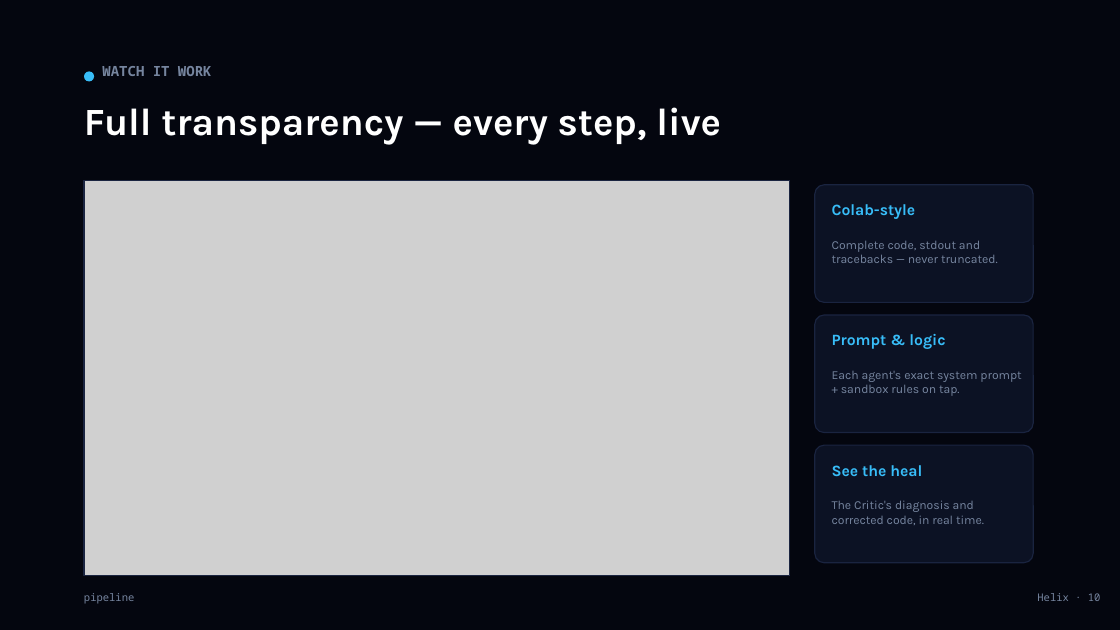
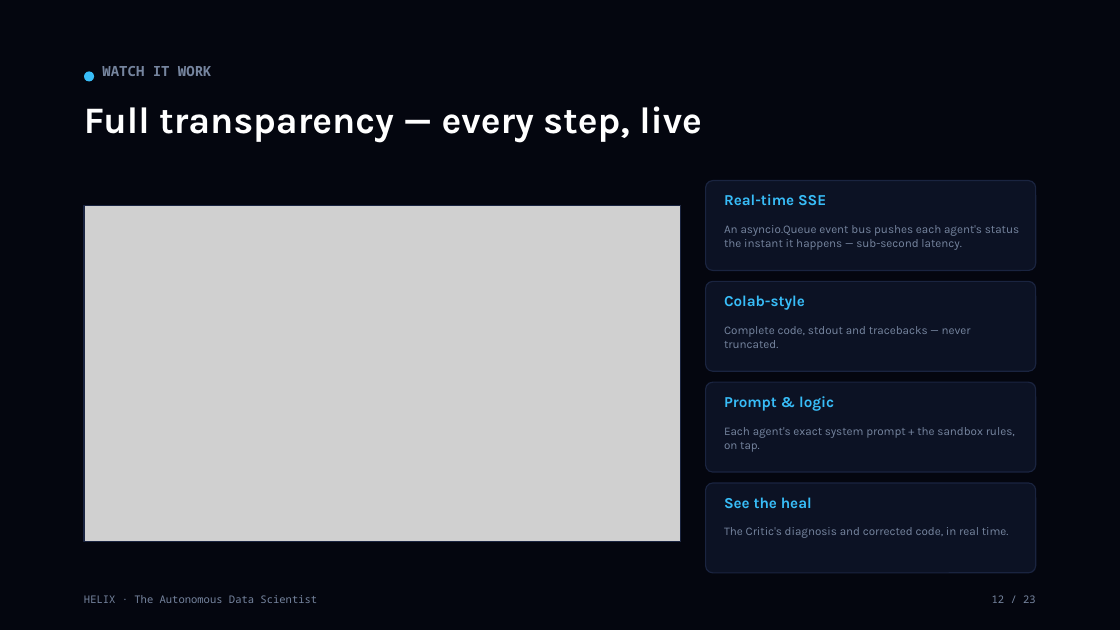
Before and after one commit to Srujan29112001/helix, a slide deck: slide 12 of presentation/Helix_Project_Deck.pptx (slide 10 before the commit). Drawn at 1120x630 pixels with LibreOffice and Linux fonts; fonts in the diff are those of the drawing; grey boxes stand for pictures. Boxes give left, top, right and bottom in pixels: in the first picture for what was removed or moved away, otherwise in the second. Text is boxed around its words. In the diff, an @@ line names an element or a change of style, - is before the commit and + after.

```diff
--- a/presentation/Helix_Project_Deck.pptx
+++ b/presentation/Helix_Project_Deck.pptx
@@ text "Full transparency — every step, ..." at (x1=84, y1=106, x2=702, y2=143): size 33 to 32 pt @@
@@ picture resized from (x1=84, y1=181, x2=790, y2=576) to (x1=84, y1=206, x2=681, y2=541) @@
@@ rectangle resized from (x1=84, y1=181, x2=790, y2=576) to (x1=84, y1=206, x2=681, y2=541) @@
@@ rounded rectangle resized from (x1=815, y1=185, x2=1033, y2=302) to (x1=706, y1=181, x2=1036, y2=271) @@
@@ text added at (x1=724, y1=194, x2=826, y2=205), 13 pt, text #38BDF8, bold @@
+Real-time SSE
@@ text added at (x1=724, y1=225, x2=1019, y2=250), 10 pt, text #76859F @@
+An asyncio.Queue event bus pushes each agent's status the instant it happens — sub-second latency.
@@ rounded rectangle resized from (x1=815, y1=315, x2=1033, y2=433) to (x1=706, y1=281, x2=1036, y2=371) @@
@@ size 13.5 to 13 pt in 3 elements at (x1=724, y1=497, x2=812, y2=508), (x1=724, y1=396, x2=834, y2=411), (x1=724, y1=295, x2=805, y2=310) @@
@@ text "Colab-style" moved from (x1=832, y1=204, x2=916, y2=219) to (x1=724, y1=295, x2=805, y2=310) @@
@@ text "Complete code, stdout and tracebacks ..." at (x1=724, y1=326, x2=971, y2=348): size 10.5 to 10 pt @@
@@ text "Complete code, stdout and tracebacks ..." moved from (x1=832, y1=241, x2=998, y2=263) to (x1=724, y1=326, x2=971, y2=348) @@
@@ rounded rectangle resized from (x1=815, y1=445, x2=1033, y2=563) to (x1=706, y1=382, x2=1036, y2=472) @@
@@ text "Prompt & logic" moved from (x1=832, y1=334, x2=945, y2=349) to (x1=724, y1=396, x2=834, y2=411) @@
@@ text at (x1=724, y1=427, x2=1015, y2=452): text changed; size 10.5 to 10 pt @@
-Each agent's exact system prompt + sandbox rules on tap.
+Each agent's exact system prompt + the sandbox rules, on tap.
@@ rounded rectangle added at (x1=706, y1=483, x2=1036, y2=573), fill #0C1224, outline #1A2440 1 pt @@
@@ text "See the heal" moved from (x1=832, y1=465, x2=922, y2=476) to (x1=724, y1=497, x2=812, y2=508) @@
@@ text "The Critic's diagnosis and corrected ..." moved from (x1=832, y1=500, x2=984, y2=525) to (x1=724, y1=527, x2=1009, y2=538) @@
@@ text "The Critic's diagnosis and corrected ..." at (x1=724, y1=527, x2=1009, y2=538): size 10.5 to 10 pt @@
@@ text removed at (x1=84, y1=593, x2=134, y2=604) @@
-pipeline
@@ text added at (x1=84, y1=595, x2=317, y2=603), 9 pt, text #76859F @@
+HELIX · The Autonomous Data Scientist
@@ text added at (x1=992, y1=595, x2=1036, y2=603), 9 pt, text #76859F @@
+12 / 23
@@ text removed at (x1=1037, y1=593, x2=1101, y2=601) @@
-Helix · 10
```
Also in this commit, not shown: 4 other slides changed, 18 slides added, 15 slides removed, 4 other files.
